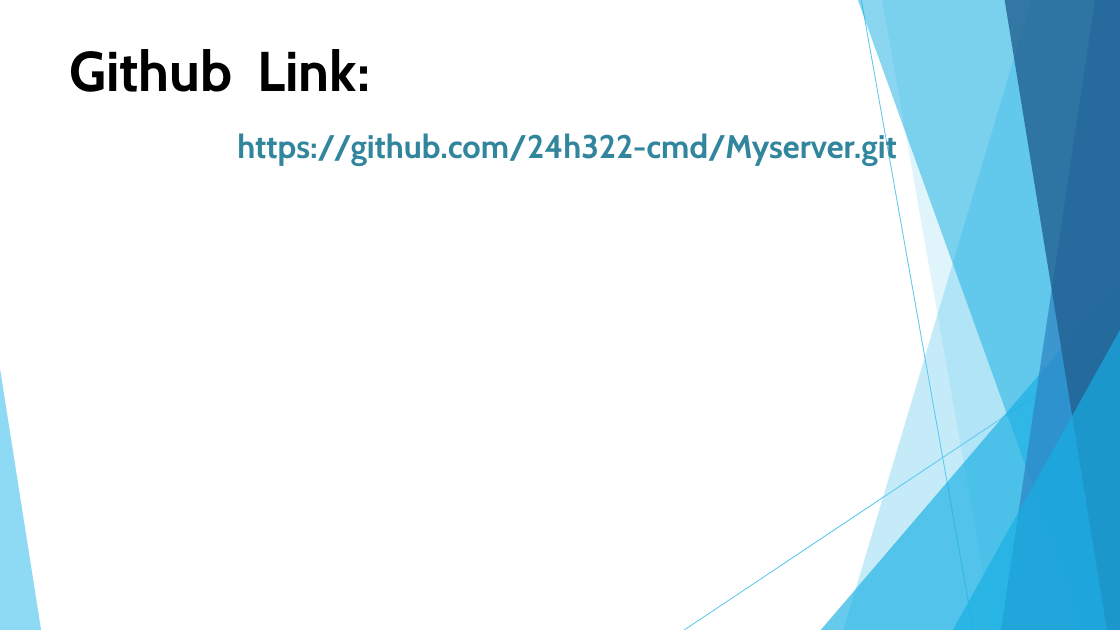
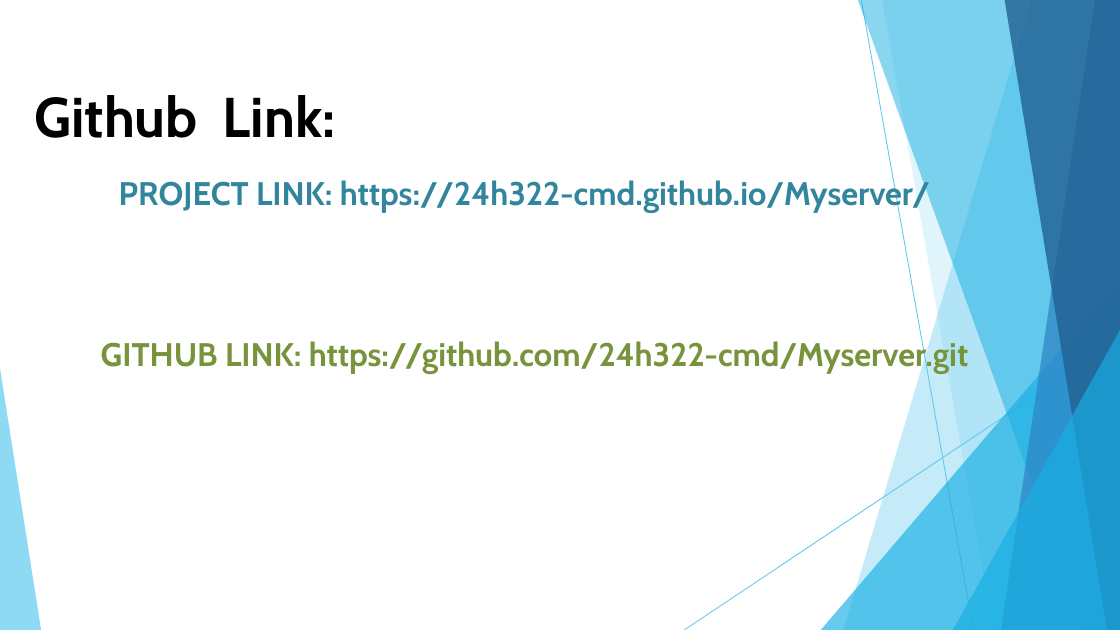
Before and after one commit to 24h322-cmd/Myserver, a slide deck: slide 12 of portfolio_presentation.pptx. Drawn at 1120x630 pixels with LibreOffice and Linux fonts; fonts in the diff are those of the drawing. Boxes give left, top, right and bottom in pixels: in the first picture for what was removed or moved away, otherwise in the second. Text is boxed around its words. In the diff, an @@ line names an element or a change of style, - is before the commit and + after.

```diff
--- a/portfolio_presentation.pptx
+++ b/portfolio_presentation.pptx
@@ title at (x1=35, y1=95, x2=968, y2=374): text changed; text colour #31859C to #77933C @@
-Github Link:
-https://github.com/24h322-cmd/Myserver.git
+Github Link:
+PROJECT LINK: https://24h322-cmd.github.io/Myserver/
+GITHUB LINK: https://github.com/24h322-cmd/Myserver.git
```
Also in this commit, not shown: 3 other slides changed.
